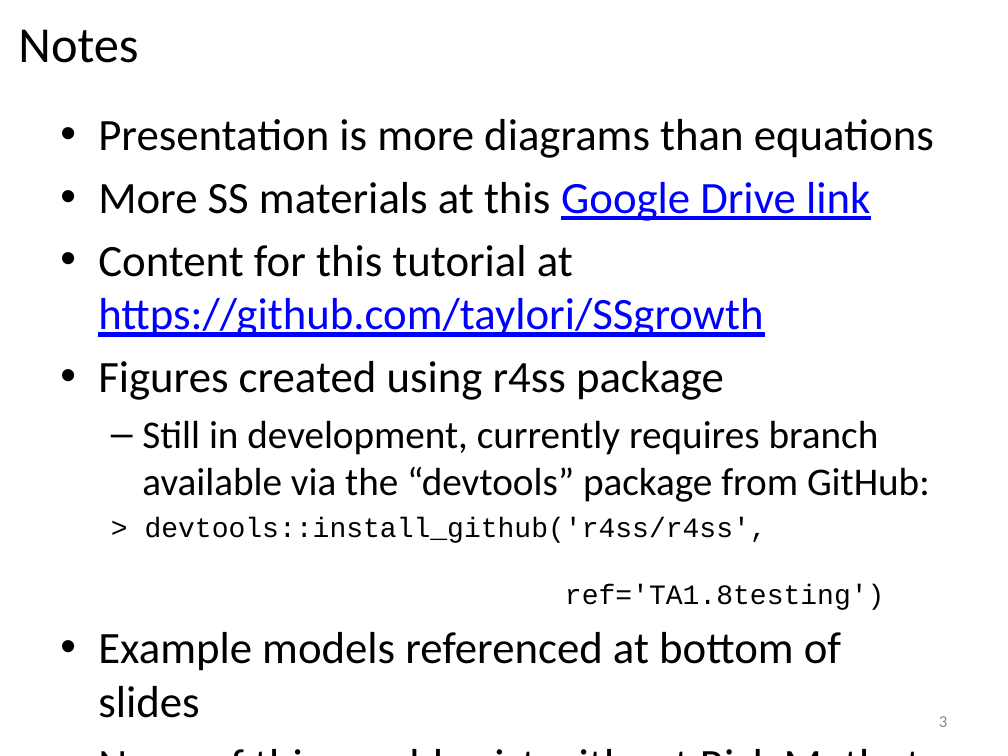
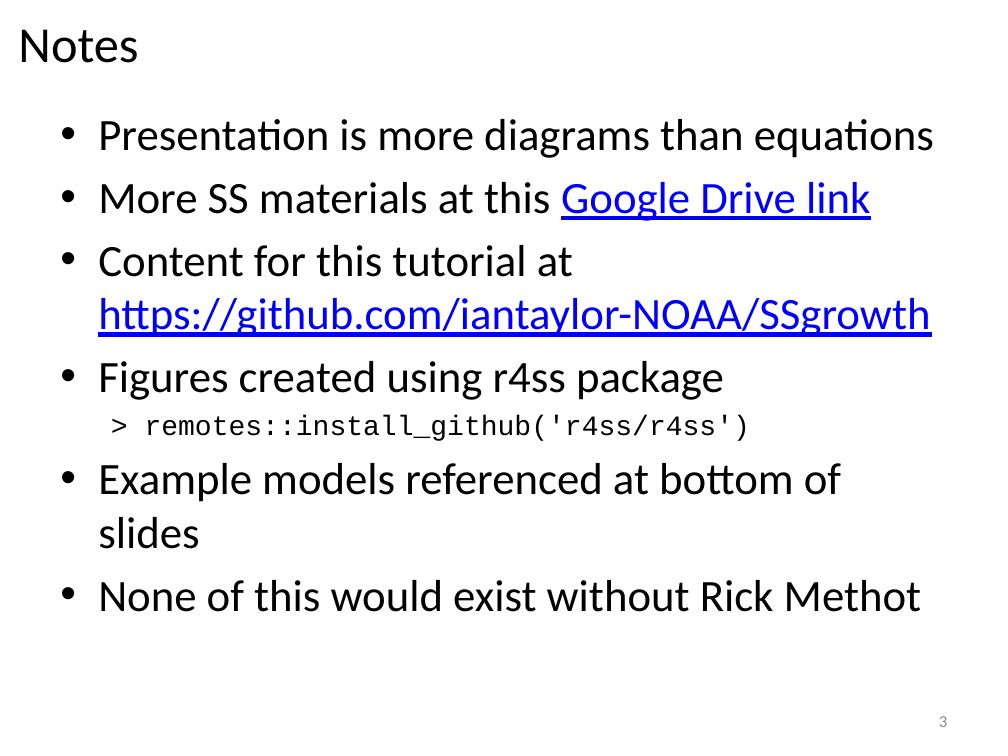
Before and after one commit to iantaylor-NOAA/SSgrowth, a slide deck: slide 3 of Modeling growth in SS.pptx. Drawn at 1008x756 pixels with LibreOffice and Linux fonts; fonts in the diff are those of the drawing. Boxes give left, top, right and bottom in pixels: in the first picture for what was removed or moved away, otherwise in the second. Text is boxed around its words. In the diff, an @@ line names an element or a change of style, - is before the commit and + after.

Commit message:
update github link and r4ss status in powerpoint file

```diff
--- a/Modeling growth in SS.pptx
+++ b/Modeling growth in SS.pptx
@@ text at bbox=[98, 245, 930, 337]: text changed @@
-• Content for this tutorial at
-  https://github.com/taylori/SSgrowth
+• Content for this tutorial at
+  https://github.com/iantaylor-NOAA/SSgrowth
@@ text at bbox=[145, 415, 750, 441]: text changed; size 28 to 20 pt; font Calibri to Courier New @@
-  – Still in development, currently requires branch available via the “devtools” package from GitHub:
-  > devtools::install_github('r4ss/r4ss',
-  ref='TA1.8testing')
+  > remotes::install_github('r4ss/r4ss')
```
Also in this commit, not shown: 2 other slides changed.
